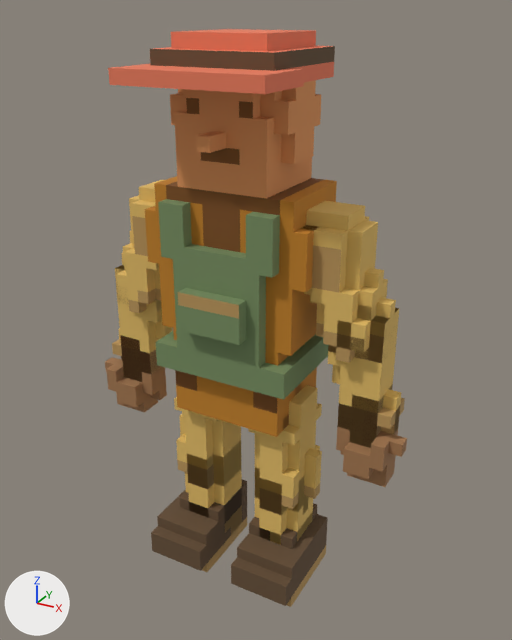
The Blender file assets/source/worker-detailed-voxel-v1.blend, before and after one commit.
One viewpoint serves both versions: a camera (50 mm lens) standing at (1.072, -1.886, 0.808) and looking at (0.013, 0.039, -0.154). The axes (+X, +Y, +Z) are drawn at lower left. The lights are the same throughout. The picture after the commit comes second.

Objects in the first picture: 'Boot_L', 'Boot_R', 'CanvasHarness', 'ForeSleeve_L', 'ForeSleeve_R', 'Glove_L', 'Glove_R', 'Helmet', 'ShinSuit_L', 'ShinSuit_R', 'ThighSuit_L', 'ThighSuit_R', 'UpperSleeve_L', 'UpperSleeve_R', 'WorkerBody'.
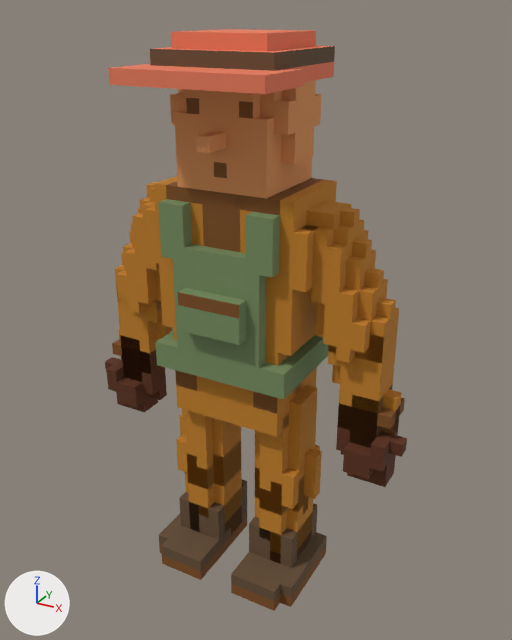
The change, as a diff of the scene's bpy script:
```diff
--- a/assets/source/worker-detailed-voxel-v1.blend.py
+++ b/assets/source/worker-detailed-voxel-v1.blend.py
@@ mat_suitdark @@
 mat_suitdark = principled_material('suitDark')
-mat_suitdark.base_color = (0.49, 0.3, 0.1)  # orange #ba9559
+mat_suitdark.base_color = (0.205, 0.0732, 0.01)  # brown #7d4c19
 mat_suitdark.roughness = 0.86
@@ mat_gloves @@
 mat_gloves = principled_material('gloves')
-mat_gloves.base_color = (0.36, 0.18, 0.075)  # brown #a2764d
+mat_gloves.base_color = (0.107, 0.0272, 0.00657)  # brown #5c2e13
 mat_gloves.roughness = 0.86
@@ mat_suit @@
 mat_suit = principled_material('suit')
-mat_suit.base_color = (0.76, 0.5, 0.13)  # orange #e2bc65
+mat_suit.base_color = (0.538, 0.214, 0.0153)  # orange #c27f21
 mat_suit.roughness = 0.86
@@ me_workerbody @@
 me_workerbody.from_pydata(...)  # 1112 vertices, 1110 faces; spans x -0.28..0.28, y -0.236..0.15, z -0.454..0.706
+# me_workerbody part 1: texture (UV) coordinates of 4 of 1110 faces, centred in x -0.043..0.043, y -0.15, z 0.384..0.427, changed; they spanned u 0.38..0.62, v 0.5..0.5 and now span u 0.38..0.62, v 0.5..0.5
 me_workerbody.materials.append(mat_workerbodypalette)
@@ me_uppersleeve_l @@
-me_uppersleeve_l.from_pydata(...)  # 264 vertices, 262 faces; spans x -0.495..-0.193, y -0.108..0.108, z -0.197..0.276
+me_uppersleeve_l.from_pydata(...)  # 262 vertices, 260 faces; spans x -0.495..-0.193, y -0.108..0.108, z -0.197..0.276
+# me_uppersleeve_l part 2: 10 vertices removed from x -0.408..-0.366, y -0.108..0.108, z 0.191..0.276; 8 vertices added at x -0.366..-0.322, y -0.064..0.064, z 0.147..0.234
+# me_uppersleeve_l part 3: 73 faces spanning x -0.495..-0.236, y -0.108..0.108, z -0.197..0.191 switch from mat_suitdark (orange #ba9559) to mat_suit (orange #c27f21)
+# other edits to the shape of me_uppersleeve_l do not show in these pictures
@@ me_shinsuit_l @@
 me_shinsuit_l.from_pydata(...)  # 214 vertices, 212 faces; spans x -0.236..-0.064, y -0.108..0.108, z -1.099..-0.627
+# me_shinsuit_l part 4: 22 faces spanning x -0.236..-0.064, y -0.108..0.108, z -0.97..-0.712 switch from mat_suitdark (orange #ba9559) to mat_suit (orange #c27f21)
@@ me_uppersleeve_r @@
-me_uppersleeve_r.from_pydata(...)  # 264 vertices, 262 faces; spans x 0.193..0.495, y -0.108..0.108, z -0.197..0.276
+me_uppersleeve_r.from_pydata(...)  # 262 vertices, 260 faces; spans x 0.193..0.495, y -0.108..0.108, z -0.197..0.276
+# me_uppersleeve_r part 5: 10 vertices removed from x 0.366..0.408, y -0.108..0.108, z 0.191..0.276; 8 vertices added at x 0.322..0.366, y -0.064..0.064, z 0.147..0.234
+# me_uppersleeve_r part 6: 73 faces spanning x 0.236..0.495, y -0.108..0.108, z -0.197..0.191 switch from mat_suitdark (orange #ba9559) to mat_suit (orange #c27f21)
+# other edits to the shape of me_uppersleeve_r do not show in these pictures
@@ me_foresleeve_r @@
-me_foresleeve_r.from_pydata(...)  # 196 vertices, 194 faces; spans x 0.322..0.538, y -0.108..0.108, z -0.454..0.019
+me_foresleeve_r.from_pydata(...)  # 178 vertices, 176 faces; spans x 0.322..0.538, y -0.064..0.064, z -0.454..0.019
+# me_foresleeve_r part 7
+# 22 vertices are removed from x 0.322..0.495, y -0.108..0.108, z -0.111..0.019
+# 38 faces are deleted
+# 4 vertices are added at (0.408, 0.022, -0.024), (0.408, -0.022, -0.024), (0.451, 0.022, -0.068), (0.451, -0.022, -0.068)
+# 20 new faces join them, mat_suit (orange #c27f21)
 me_foresleeve_r.materials.append(mat_suit)
@@ me_boot_l @@
-me_boot_l.from_pydata(...)  # 200 vertices, 198 faces; spans x -0.28..-0.064, y -0.236..0.108, z -1.099..-0.885
+me_boot_l.from_pydata(...)  # 186 vertices, 184 faces; spans x -0.28..-0.064, y -0.236..0.108, z -1.099..-0.885
+# me_boot_l part 8
+# 28 vertices are removed from x -0.28..-0.064, y -0.236..0.108, z -1.056..-0.928
+# 54 faces are deleted
+# 4 vertices in x -0.28, y -0.15..0.022, z -0.97 move by (0.044, 0.0, -0.043)
+# 3 vertices in x -0.193..-0.15, y -0.236..-0.193, z -0.97 move by (0.0, 0.043, -0.043)
+# 3 vertices in x -0.28, y -0.064..0.022, z -0.928 move by (0.044, 0.0, -0.042)
+# 5 vertices move from x -0.193..-0.15, y -0.193..-0.15, z -1.056..-0.928 to x -0.193..-0.15, y -0.236..-0.108, z -1.099..-0.97
+# 4 vertices are added at (-0.236, 0.064, -1.013), (-0.236, -0.236, -1.099), (-0.236, 0.064, -0.97), (-0.064, -0.236, -1.099)
+# 5 new vertices lie (-0.043, 0.0, 0.0) away from vertices in x -0.193..-0.15, y -0.236..-0.15, z -1.056..-0.928
+# 5 new vertices lie (0.042, 0.0, 0.0) away from vertices in x -0.15, y -0.236..-0.15, z -1.056..-0.928
+# 30 new faces join them, mat_boots (brown #654d35)
+# 10 new faces join them, mat_suitdark (brown #7d4c19)
 me_boot_l.materials.append(mat_boots)
@@ me_boot_r @@
-me_boot_r.from_pydata(...)  # 200 vertices, 198 faces; spans x 0.064..0.28, y -0.236..0.108, z -1.099..-0.885
+me_boot_r.from_pydata(...)  # 186 vertices, 184 faces; spans x 0.064..0.28, y -0.236..0.108, z -1.099..-0.885
+# me_boot_r part 9: 15 vertices moved from x 0.15..0.28, y -0.236..0.022, z -1.056..-0.928 to x 0.15..0.236, y -0.236..0.022, z -1.099..-0.97; 28 vertices removed from x 0.064..0.28, y -0.236..0.108, z -1.056..-0.928; 14 vertices added at x 0.064..0.236, y -0.236..0.064, z -1.099..-0.97
 me_boot_r.materials.append(mat_boots)
```

Location of each change, (x1, y1, x2, y2) in pixels of the pictures (512 x 640 px; the box of a moved part takes in the faces that stretch with it):
'CanvasHarness', recoloured: (156, 290, 329, 368) in both
'UpperSleeve_R', recoloured, reshaped: (300, 201, 399, 363) in both
'Boot_R', recoloured, reshaped: before (231, 503, 328, 607); after (231, 503, 327, 611)
'ForeSleeve_R', recoloured (orange to brown): (328, 314, 405, 448) in both
'Boot_L', recoloured, reshaped (8% narrower, 9% taller): before (151, 479, 247, 572); after (159, 479, 247, 580)
'ThighSuit_R', recoloured (darker): (255, 385, 322, 509) in both
'UpperSleeve_L', recoloured, reshaped (darker): before (115, 180, 163, 313); after (115, 182, 161, 313)
'ThighSuit_L', recoloured (darker): (176, 409, 241, 473) in both
'ShinSuit_L', recoloured (orange to brown): (185, 440, 242, 535) in both
'ShinSuit_R', recoloured (orange to brown): (255, 468, 313, 545) in both
'Glove_L', recoloured (darker): (105, 335, 167, 412) in both
'Glove_R', recoloured (darker): (336, 387, 407, 487) in both
'ForeSleeve_L', recoloured (orange to brown): (112, 280, 173, 381) in both
part 1 of me_workerbody, surface changed: (201, 148, 240, 178) in both
part 2 of me_uppersleeve_l, moved or reshaped (mostly hidden afterwards): before (129, 180, 163, 224); after (132, 185, 154, 224)
part 3 of me_uppersleeve_l, recoloured: (116, 216, 161, 313) in both
part 4 of me_shinsuit_l, recoloured (orange): after (187, 463, 242, 523)
part 5 of me_uppersleeve_r, moved or reshaped: before (327, 204, 378, 262); after (327, 204, 376, 262)
part 6 of me_uppersleeve_r, recoloured: (312, 245, 396, 363) in both
part 7 of me_foresleeve_r, reshaped: before (350, 294, 399, 353)
part 8 of me_boot_l, moved or reshaped: before (151, 489, 219, 572); after (159, 507, 219, 580)
part 9 of me_boot_r, moved or reshaped: before (231, 514, 328, 606); after (231, 515, 326, 611)
